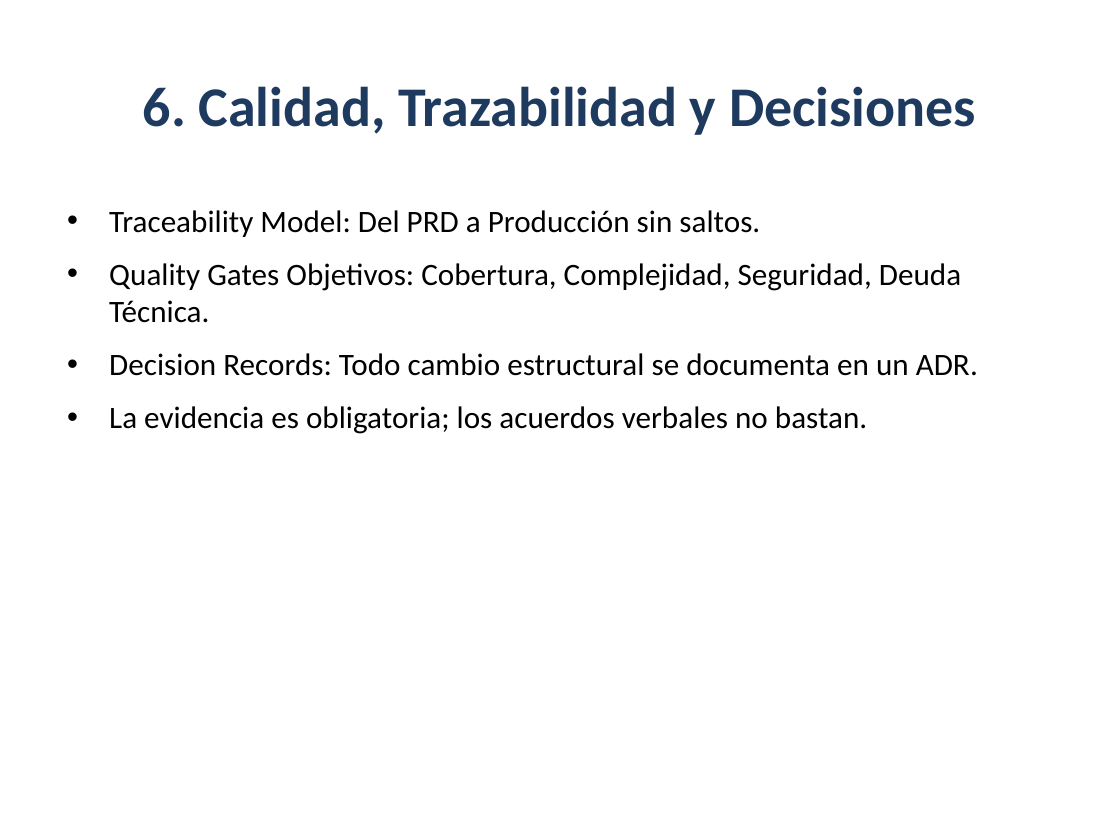
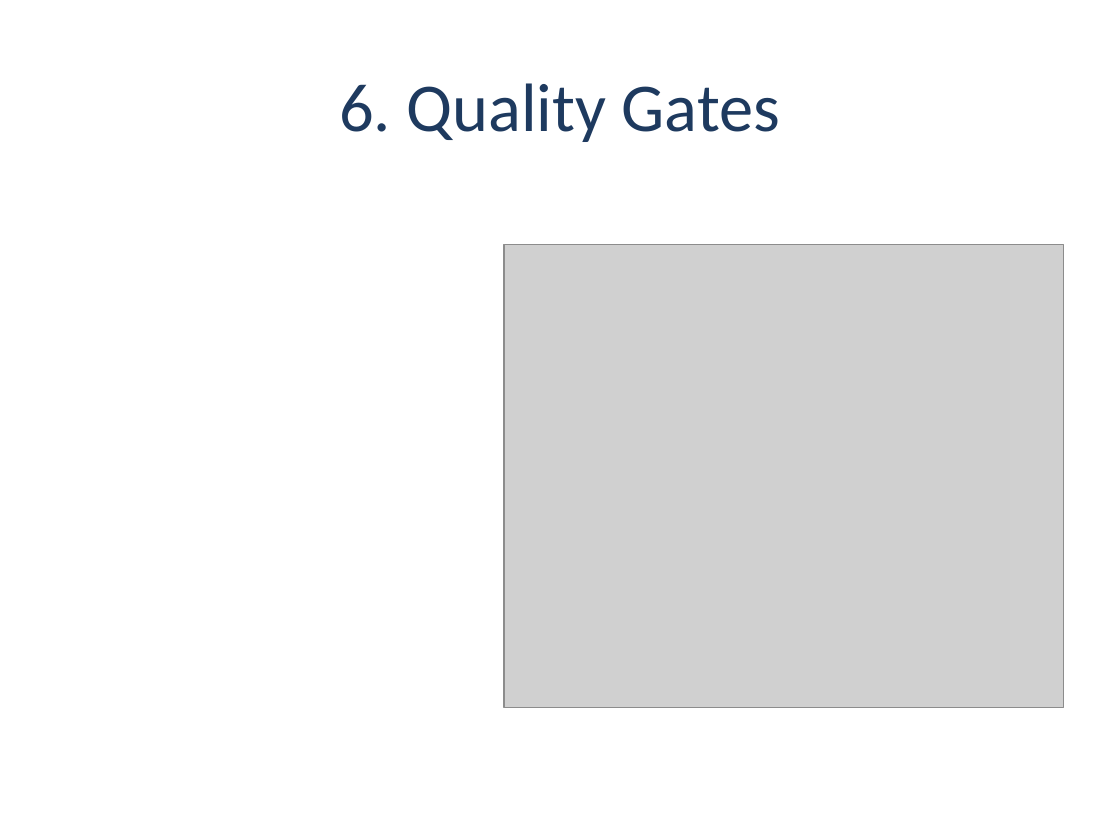
Before and after one commit to beyondnetcode/evolith_arch32, a slide deck: slide 7 of reference/governance/sdlc/assets/evolith-sdlc-executive-deck.pptx. Drawn at 1120x840 pixels with LibreOffice and Linux fonts; fonts in the diff are those of the drawing; grey boxes stand for pictures. Boxes give left, top, right and bottom in pixels: in the first picture for what was removed or moved away, otherwise in the second. Text is boxed around its words. In the diff, an @@ line names an element or a change of style, - is before the commit and + after.

```diff
--- a/reference/governance/sdlc/assets/evolith-sdlc-executive-deck.pptx
+++ b/reference/governance/sdlc/assets/evolith-sdlc-executive-deck.pptx
@@ title at [339, 83, 780, 142]: text changed; size 36 to 44 pt; bold off @@
-6. Calidad, Trazabilidad y Decisiones
+6. Quality Gates
@@ text removed at [109, 210, 978, 434] @@
-• Traceability Model: Del PRD a Producción sin saltos.
-• Quality Gates Objetivos: Cobertura, Complejidad, Seguridad, Deuda Técnica.
-• Decision Records: Todo cambio estructural se documenta en un ADR.
-• La evidencia es obligatoria; los acuerdos verbales no bastan.
@@ picture added at [504, 244, 1064, 707] @@
```
Also in this commit, not shown: 7 other slides changed, 9 other files.
